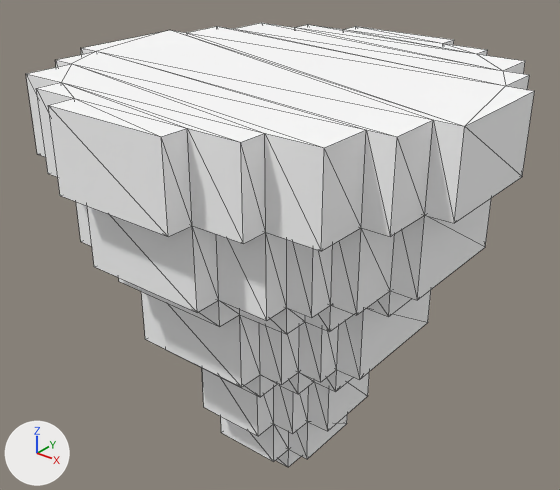
What one commit did to the OBJ model Assets/Models/goblet_inside.obj.
Camera for both pictures: a 50 mm camera at (17.7, -22.3, 34.6) aimed at (-0.4, 0.3, 20.5). Arrows for +X, +Y and +Z are at lower left; the lights stay in place. Mesh edges are drawn as thin lines. Where no turn or scale is listed for an object, it has been applied to the vertices. Vertices at the same position are counted once.

Objects in the first picture: 'goblet_inside'.
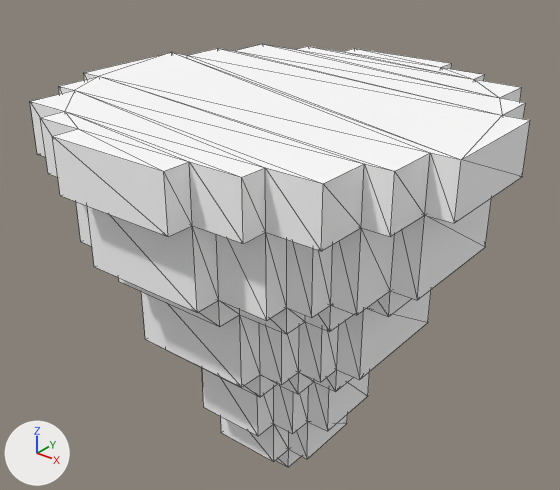
Location of each change, (x1, y1, x2, y2) in pixels of the pictures (560 x 490 px; the box of a moved part takes in the faces that stretch with it):
'goblet_inside', reshaped: before (26, 23, 534, 467); after (30, 44, 530, 467)
part 1 of me_goblet_inside, moved or reshaped: before (26, 23, 534, 251); after (30, 44, 530, 251)

The edits, one by one:
me_goblet_inside has 304 vertices, 604 faces and spans x -8.5..8.5, y -8.5..8.5, z 11.0..28.0.
me_goblet_inside is used by ob_goblet_inside; location (0.0, 0.0, 0.0).
me_goblet_inside part 1: all 36 vertices in x -8.5..8.5, y -8.5..8.5, z 28.0 are moved by (0.0, 0.0, -1.0).
